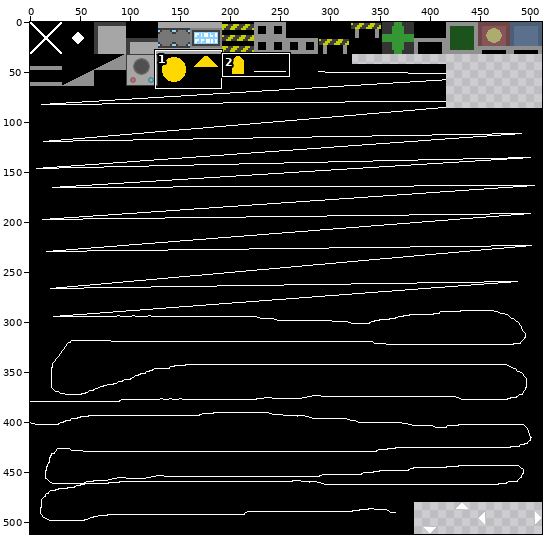
A sprite sheet gets an edit: res/editor_atlas.png. Above: a wide view before the commit, with the close-up outlined.
Close-up. Before the edit:
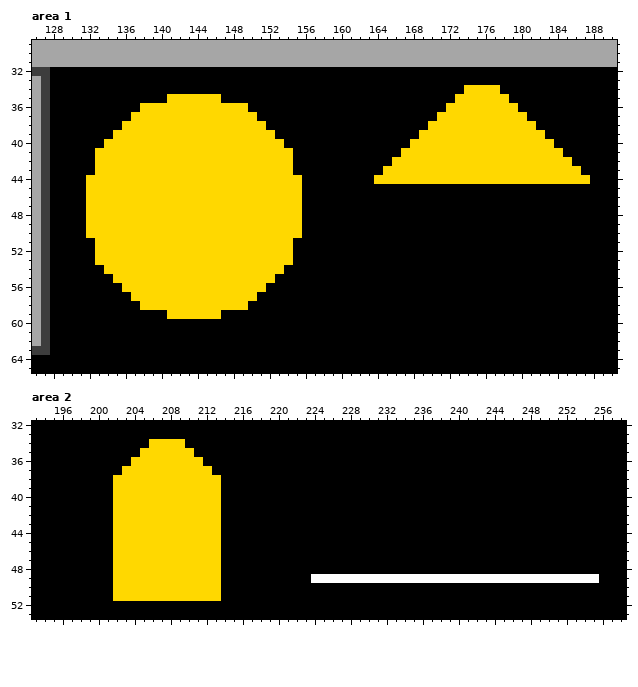
The file is 512x512 pixels. Colours within 5 levels of each other are drawn and written as one. Shown: area 1: x 126..190, y 29..65; area 2: x 193..258, y 32..53.
And afterwards:
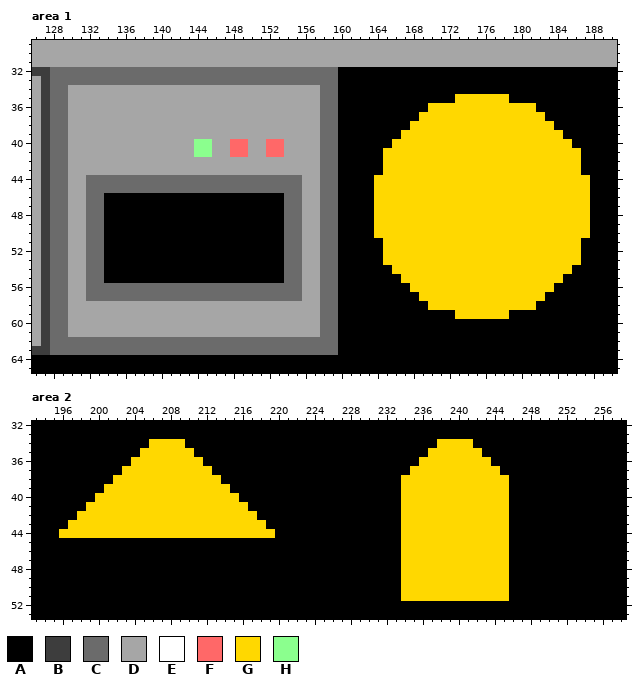
Palette (. is transparent): A #000000  B #3d3d3d  C #6b6b6b  D #a6a6a6  E #ffffff  F #ff6868  G #ffd800  H #8bff8e
Change:
Changed rows in their new state; - is an unchanged pixel.
Area 1:
first column x 128:
32 CCCCCCCCCCCCCCCCCCCCCCCCCCCCCCCC----------------------------
33 CCCCCCCCCCCCCCCCCCCCCCCCCCCCCCCC----------------------------
34 CCDDDDDDDDDDDDDDDDDDDDDDDDDDDDCC--------------AAAA----------
35 CCDDDDDDDDDDDDDDDDDDDDDDDDDDDDCC----------------------------
36 CCDDDDDDDDDDDDDDDDDDDDDDDDDDDDCC----------GG--------GG------
37 CCDDDDDDDDDDDDDDDDDDDDDDDDDDDDCC---------GG----------GG-----
38 CCDDDDDDDDDDDDDDDDDDDDDDDDDDDDCC--------GG------------GG----
39 CCDDDDDDDDDDDDDDDDDDDDDDDDDDDDCC-------GG--------------GG---
40 CCDDDDDDDDDDDDDDHHDDFFDDFFDDDDCC------GG----------------GG--
41 CCDDDDDDDDDDDDDDHHDDFFDDFFDDDDCC-----GG------------------GG-
42 CCDDDDDDDDDDDDDDDDDDDDDDDDDDDDCC-----G--------------------G-
43 CCDDDDDDDDDDDDDDDDDDDDDDDDDDDDCC----------------------------
44 CCDDCCCCCCCCCCCCCCCCCCCCCCCCDDCC----------------------------
45 CCDDCCCCCCCCCCCCCCCCCCCCCCCCDDCC----GGGGGGGGGGGGGGGGGGGGGGGG
46 CCDDCCAAAAAAAAAAAAAAAAAAAACCDDCC----GGGGGGGGGGGGGGGGGGGGGGGG
47 CCDDCCAAAAAAAAAAAAAAAAAAAACCDDCC----GGGGGGGGGGGGGGGGGGGGGGGG
48 CCDDCCAAAAAAAAAAAAAAAAAAAACCDDCC----GGGGGGGGGGGGGGGGGGGGGGGG
49 CCDDCCAAAAAAAAAAAAAAAAAAAACCDDCC----GGGGGGGGGGGGGGGGGGGGGGGG
50 CCDDCCAAAAAAAAAAAAAAAAAAAACCDDCC----GGGGGGGGGGGGGGGGGGGGGGGG
51 CCDDCCAAAAAAAAAAAAAAAAAAAACCDDCC-----GGGGGGGGGGGGGGGGGGGGGG-
52 CCDDCCAAAAAAAAAAAAAAAAAAAACCDDCC-----GGGGGGGGGGGGGGGGGGGGGG-
53 CCDDCCAAAAAAAAAAAAAAAAAAAACCDDCC-----GGGGGGGGGGGGGGGGGGGGGG-
54 CCDDCCAAAAAAAAAAAAAAAAAAAACCDDCC------GGGGGGGGGGGGGGGGGGGG--
55 CCDDCC-AAAAAAAAAAAAAAAAAA-CCDDCC-------GGGGGGGGGGGGGGGGGG---
56 CCDDCCCCCCCCCCCCCCCCCCCCCCCCDDCC--------GGGGGGGGGGGGGGGG----
57 CCDDCCCCCCCCCCCCCCCCCCCCCCCCDDCC---------GGGGGGGGGGGGGG-----
58 CCDDDDDDDDDDDDDDDDDDDDDDDDDDDDCC----------GGGGGGGGGGGG------
59 CCDDDDDDDDDDDDDDDDDDDDDDDDDDDDCC-------------GGGGGG---------
60 CCDDDDDDDDDDDDDDDDDDDDDDDDDDDDCC----------------------------
61 CCDDDDDDDDDDDDDDDDDDDDDDDDDDDDCC----------------------------
62 CCCCCCCCCCCCCCCCCCCCCCCCCCCCCCCC----------------------------
63 CCCCCCCCCCCCCCCCCCCCCCCCCCCCCCCC----------------------------
Area 2:
first column x 196:
34 ------------------------------------------GGGG--------------
35 -----------------------------------------GGGGGG-------------
36 ----------------------------------------GGGGGGGG------------
37 ---------------------------------------GGGGGGGGGG-----------
38 --------------------------------------GGGGGGGGGGGG----------
39 -----G------------G-------------------GGGGGGGGGGGG----------
40 ----GG------------GG------------------GGGGGGGGGGGG----------
41 ---GGG------------GGG-----------------GGGGGGGGGGGG----------
42 --GGGG------------GGGG----------------GGGGGGGGGGGG----------
43 -GGGGG------------GGGGG---------------GGGGGGGGGGGG----------
44 GGGGGG------------GGGGGG--------------GGGGGGGGGGGG----------
45 ------AAAAAAAAAAAA--------------------GGGGGGGGGGGG----------
46 ------AAAAAAAAAAAA--------------------GGGGGGGGGGGG----------
47 ------AAAAAAAAAAAA--------------------GGGGGGGGGGGG----------
48 ------AAAAAAAAAAAA--------------------GGGGGGGGGGGG----------
49 ------AAAAAAAAAAAA----------AAAAAAAAAAGGGGGGGGGGGGAAAAAAAAAA
50 ------AAAAAAAAAAAA--------------------GGGGGGGGGGGG----------
51 ------AAAAAAAAAAAA--------------------GGGGGGGGGGGG----------
Where, in picture pixels (left, top, right, bottom), the same in both close-ups:
changed: (50, 67, 590, 355)
changed: (311, 439, 599, 601)
changed: (59, 484, 275, 601)
